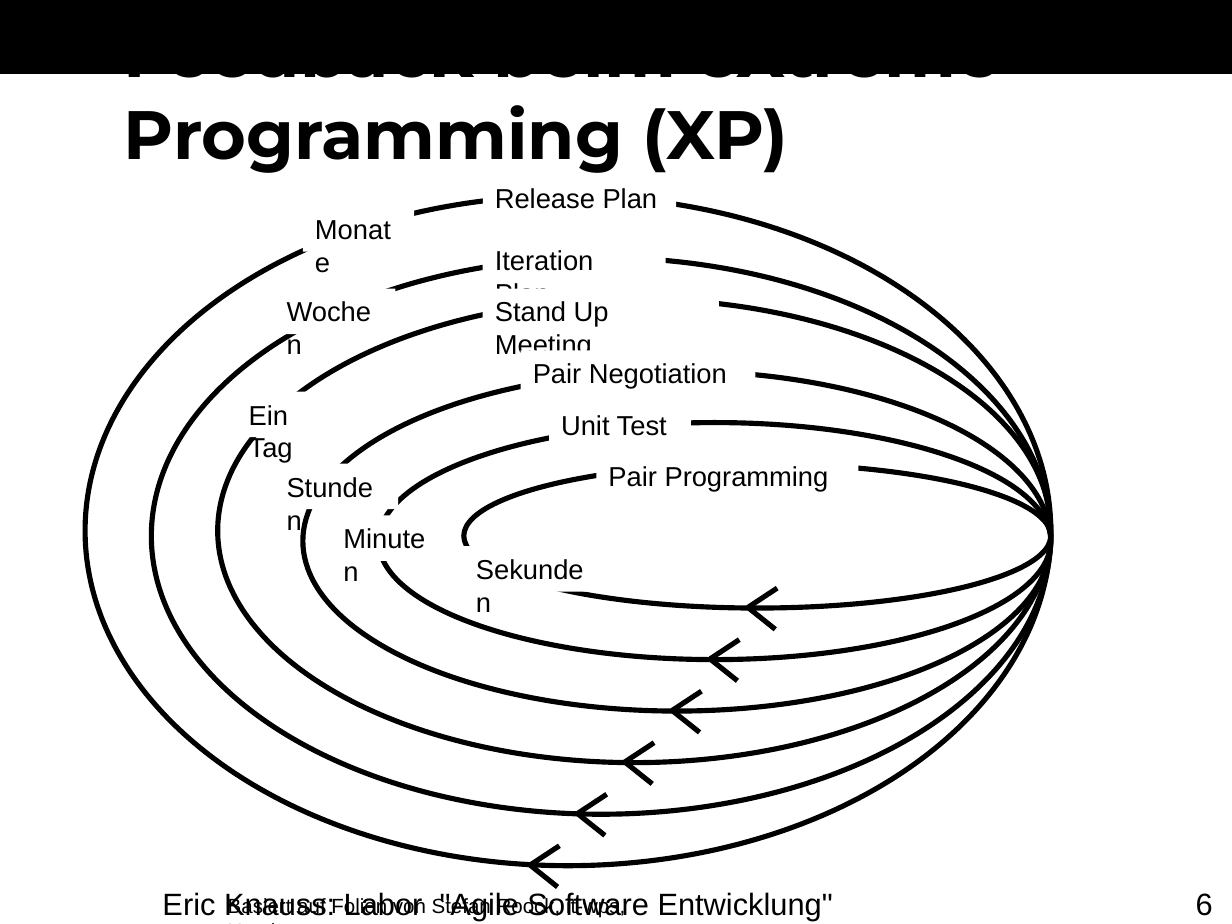
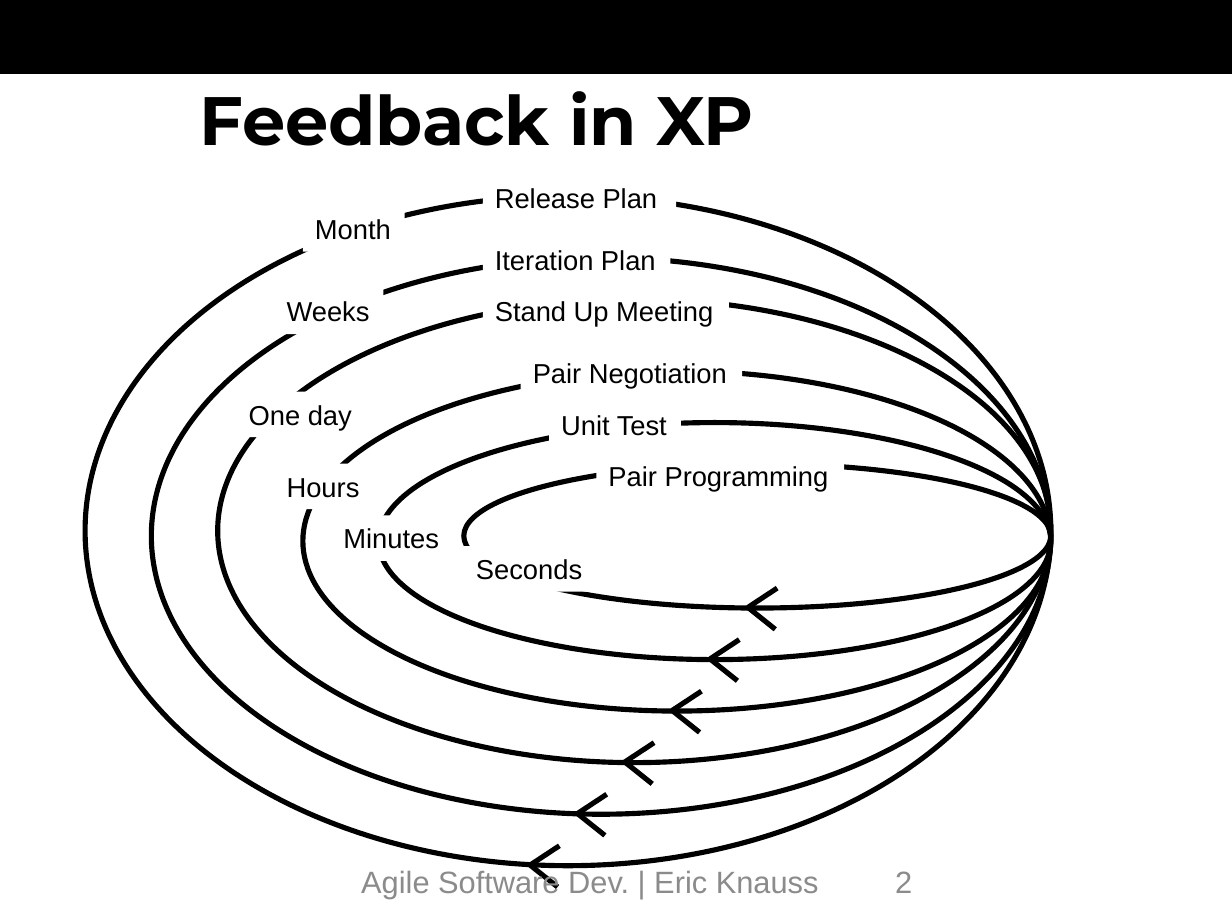
Before and after one commit to oerich/EDA397, a slide deck: slide 2 of Slides/src/agile-dev-processes-9-information-flow.pptx (slide 6 before the commit). Drawn at 1232x924 pixels with LibreOffice and Linux fonts; fonts in the diff are those of the drawing; background and template pictures are left out. Boxes give left, top, right and bottom in pixels: in the first picture for what was removed or moved away, otherwise in the second. Text is boxed around its words. In the diff, an @@ line names an element or a change of style, - is before the commit and + after.

Commit message:
Ready for presentation

```diff
--- a/Slides/src/agile-dev-processes-9-information-flow.pptx
+++ b/Slides/src/agile-dev-processes-9-information-flow.pptx
@@ title at <box>199,91,754,146</box>: text changed @@
-Feedback beim eXtreme Programming (XP)
+Feedback in XP
@@ text at <box>315,219,391,240</box>: text changed @@
-Monate
+Month
@@ text "Iteration Plan" rewrapped from <box>495,250,594,309</box> to <box>495,250,656,271</box> @@
@@ text "Stand Up Meeting" rewrapped from <box>495,301,609,354</box> to <box>495,301,713,327</box> @@
@@ text at <box>287,301,370,322</box>: text changed @@
-Wochen
+Weeks
@@ text at <box>249,405,352,430</box>: text changed @@
-Ein Tag
+One day
@@ text at <box>287,478,360,498</box>: text changed @@
-Stunden
+Hours
@@ text at <box>343,528,439,549</box>: text changed @@
-Minuten
+Minutes
@@ text at <box>476,559,582,580</box>: text changed @@
-Sekunden
+Seconds
@@ text added at <box>361,868,819,898</box>, 18 pt, text #8C8C8C @@
+Agile Software Dev. | Eric Knauss
@@ text removed at <box>162,892,833,921</box> @@
-Eric Knauss: Labor "Agile Software Entwicklung"
@@ text removed at <box>228,897,625,918</box> @@
-Basiert auf Folien von Stefan Roock, it-wps, Hamburg
@@ page number added at <box>895,871,912,893</box>, 18 pt, text #8C8C8C @@
+2
@@ page number removed at <box>1196,893,1213,916</box> @@
-6
```
Also in this commit, not shown: 30 slides added, 5 slides removed.
